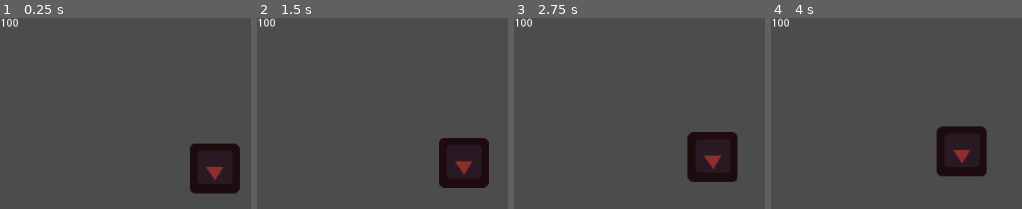
Above: before the commit, frames 1-4 (left to right).
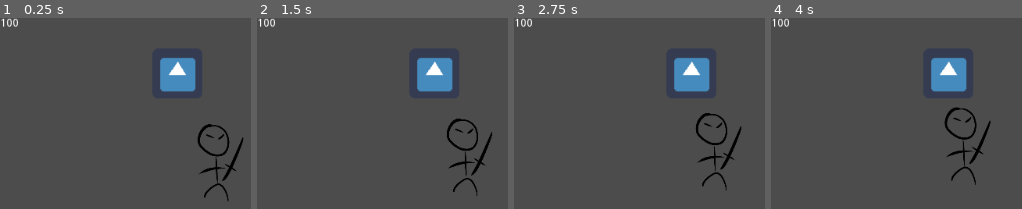
Above: after the commit, the same moments.

Repository: fedzel/pimi-tdogotit
Game: Godot game, scene res://Scenes/World.tscn
Two runs of this game, one before a commit and one after it. Both use one fixed random seed, a clock stepped at 60 frames per second and the inputs below. The engine's default icon, where the game draws it, is replaced by a stand-in: a white triangle on a blue panel in a dark square.
Inputs:
- Up to frame 1 (0.25 s): no input
- Up to frame 2 (1.5 s): no input
- Up to frame 3 (2.75 s): no input
- Up to frame 4 (4 s): no input

The runs differ from the first frame. In frame 1, 7.9% of the frame differs, in the area x 63-98%, y 20-96%; in frame 2, 7.8%; in frame 3, 7.9%, in the area x 63-91%, y 20-91%; in frame 4, 7.9%.

Commit message:
Added image assets to scenes

Diff:
--- /dev/null
+++ b/Scenes/Bonfire.tscn
@@ -0,0 +1,10 @@
+[gd_scene load_steps=3 format=2]
+
+[ext_resource path="res://Scenes/Building.tscn" type="PackedScene" id=1]
+[ext_resource path="res://Assets/Fire.png" type="Texture" id=2]
+
+[node name="Bonfire" instance=ExtResource( 1 )]
+
+[node name="Sprite" parent="." index="1"]
+scale = Vector2( 0.25, 0.25 )
+texture = ExtResource( 2 )
--- a/Scenes/Bullet.tscn
+++ b/Scenes/Bullet.tscn
@@ -1,6 +1,7 @@
-[gd_scene load_steps=3 format=2]
+[gd_scene load_steps=4 format=2]
 
 [ext_resource path="res://Scenes/Mob.tscn" type="PackedScene" id=1]
+[ext_resource path="res://Assets/Arrow.png" type="Texture" id=2]
 
 [sub_resource type="GDScript" id=1]
 script/source = "extends \"res://Scripts/Mob.gd\"
@@ -10,3 +11,7 @@
 
 [node name="Mob" instance=ExtResource( 1 )]
 script = SubResource( 1 )
+
+[node name="Sprite" parent="." index="0"]
+scale = Vector2( 0.25, 0.25 )
+texture = ExtResource( 2 )
--- a/Scenes/Enemy.tscn
+++ b/Scenes/Enemy.tscn
@@ -1,6 +1,7 @@
-[gd_scene load_steps=3 format=2]
+[gd_scene load_steps=4 format=2]
 
 [ext_resource path="res://Scenes/Mob.tscn" type="PackedScene" id=1]
+[ext_resource path="res://Assets/Enemy.png" type="Texture" id=2]
 
 [sub_resource type="GDScript" id=1]
 script/source = "extends \"res://Scripts/Mob.gd\"
@@ -15,3 +16,6 @@
 
 [node name="Sprite" parent="." index="0"]
 modulate = Color( 0.564706, 0.184314, 0.184314, 1 )
+scale = Vector2( 0.25, 0.25 )
+texture = ExtResource( 2 )
+flip_v = false
--- a/Scenes/Tower.tscn
+++ b/Scenes/Tower.tscn
@@ -1,6 +1,7 @@
-[gd_scene load_steps=3 format=2]
+[gd_scene load_steps=4 format=2]
 
 [ext_resource path="res://Scenes/Building.tscn" type="PackedScene" id=1]
+[ext_resource path="res://icon.png" type="Texture" id=2]
 
 [sub_resource type="GDScript" id=1]
 script/source = "extends \"res://Scripts/Building.gd\"
@@ -22,3 +23,6 @@
 
 [node name="Tower" instance=ExtResource( 1 )]
 script = SubResource( 1 )
+
+[node name="Sprite" parent="." index="1"]
+texture = ExtResource( 2 )
--- a/Scenes/World.tscn
+++ b/Scenes/World.tscn
@@ -11,7 +11,7 @@
 [node name="Control" parent="." instance=ExtResource( 2 )]
 
 [node name="KinematicBody2D" parent="." instance=ExtResource( 3 )]
-position = Vector2( 513.014, 96.0489 )
+position = Vector2( 227.127, 71.1892 )
 
 [node name="Enemy" parent="." instance=ExtResource( 4 )]
 position = Vector2( 276.847, 194.358 )
Not shown, added: Assets/Arrow.png.import
Not shown, added: Assets/Enemy.png.import
Not shown, added: Assets/Fire.png.import
Not shown, added: Assets/Tree.png.import
Not shown, added: Assets/Villager.png.import
